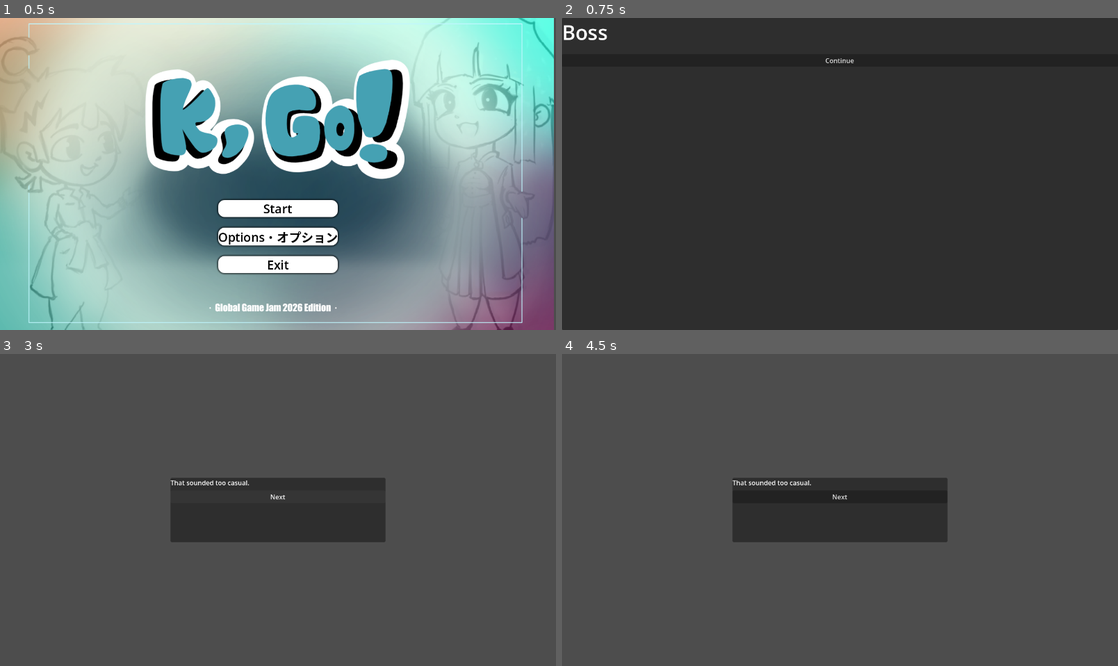
Above: before the commit, frames 1-4 (two rows, left to right).
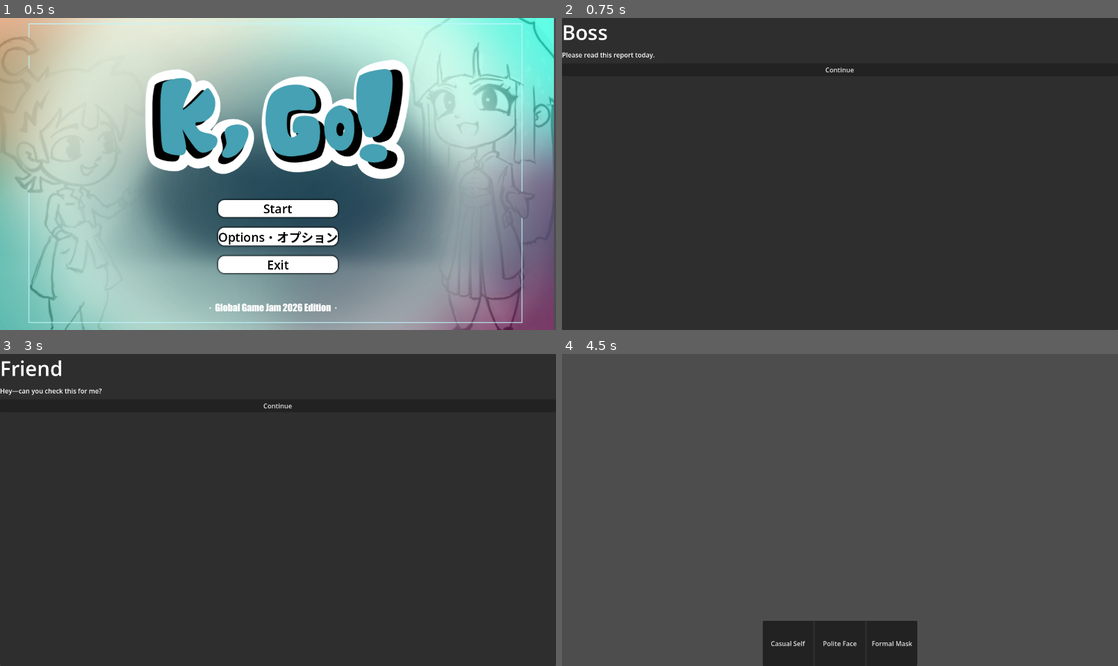
Above: after the commit, the same moments.

Repository: NitronicGames/GGJ-2026-KGO-Mask-Project
Game: Godot game, scene res://UI/main_menu.tscn
Two runs of this game, one before a commit and one after it. Both use one fixed random seed, a clock stepped at 60 frames per second and the inputs below.
Inputs (mouse positions are in pixels of both pictures, inside the frame that each line leads up to):
- Up to frame 1 (0.5 s): no input
- Up to frame 2 (0.75 s): click "Start" at 0.5 s
- Up to frame 3 (3 s): click "Continue" at 1.25 s; click "Casual Self" at 2 s; click "Next" at 2.75 s
- Up to frame 4 (4.5 s): click (840, 497) at 3.5 s, where only the run before the commit has a clickable "Next"; click (840, 407) at 4.25 s, where only the run after the commit has a clickable "Continue"

Frame 1 is identical in both runs. In frame 2, 0.2% of the frame differs, in the area x 0-53%, y 10-18%; in frame 3, 92%, in the area x 0-100%, y 0-100%; in frame 4, 12%.

Commit message:
Horizontal Splice Added - UI Scenario Loop is working

Diff:
--- a/UI/GameUI.tscn
+++ b/UI/GameUI.tscn
@@ -26,15 +26,14 @@
 layout_mode = 2
 theme_override_constants/separation = 10
 
-[node name="SpeakerLabel" type="Label" parent="DialoguePanel/MarginContainer/DialogueVBox" unique_id=1916082765]
+[node name="SpeakerLabel" type="Label" parent="DialoguePanel/MarginContainer/DialogueVBox" unique_id=2094615594]
 layout_mode = 2
 theme_override_font_sizes/font_size = 50
 text = "Boss"
 
-[node name="LineLabel" type="RichTextLabel" parent="DialoguePanel/MarginContainer/DialogueVBox" unique_id=189310005]
+[node name="LineLabel" type="Label" parent="DialoguePanel/MarginContainer/DialogueVBox" unique_id=1783595204]
 layout_mode = 2
 text = "Dialogue goes here"
-scroll_active = false
 
 [node name="ContinueButton" type="Button" parent="DialoguePanel/MarginContainer/DialogueVBox" unique_id=2083306898]
 layout_mode = 2
--- a/UI/game_ui.gd
+++ b/UI/game_ui.gd
@@ -4,19 +4,20 @@
 @onready var choice_panel: Control = $ChoicePanel
 @onready var feedback_panel: Control = $FeedbackPanel
 
+@onready var speaker_label: Label = $DialoguePanel/MarginContainer/DialogueVBox/SpeakerLabel
+@onready var line_label: Label = $DialoguePanel/MarginContainer/DialogueVBox/LineLabel
 
+var scenario_index: int = 0
+var current_scenario: Dictionary = {}
 var ScenarioData = preload("res://game_state/scenario_data.gd")
 var scenario_data = ScenarioData.new()
-var scenario_index := 0
-var current_s := {}
 
 
 func _ready() -> void:
+	feedback_panel.visible = false
+	choice_panel.visible = false
 	scenario_index = 0
 	load_scenario(scenario_index)
-	feedback_panel.visible = false
-	choice_panel.visible = false
-	dialogue_panel.visible = true
 
 
 func load_scenario(i: int) -> void:
@@ -27,49 +28,50 @@
 		dialogue_panel.visible = false
 		return
 
-	current_s = scenario_data.get_scenario(i)
+	current_scenario = scenario_data.get_scenario(i)
 
-	$DialoguePanel/MarginContainer/DialogueVBox/SpeakerLabel.text = current_s["speaker"]
-	$DialoguePanel/MarginContainer/DialogueVBox/LineLabel.text = current_s["line"]
+	speaker_label.text = current_scenario["speaker"]
+	line_label.text = current_scenario["line"]
+
+	# reset panels for a fresh scenario
+	dialogue_panel.visible = true
+	choice_panel.visible = false
+	feedback_panel.visible = false
 
 
 func show_reaction(mask: String) -> void:
-	var r = current_s["reactions"][mask]
+	var r = current_scenario["reactions"][mask]
 	$FeedbackPanel/MarginContainer/FeedbackVBox/ReactionLabel.text = r["text"]
 	$FeedbackPanel/MarginContainer/FeedbackVBox/ReflectionLabel.text = r["why"]
 
 
 func _on_continue_button_pressed() -> void:
-	print("Continue clicked")
 	dialogue_panel.visible = false
 	choice_panel.visible = true
 	feedback_panel.visible = false
 
 
 func _on_casual_button_pressed() -> void:
-	print("Mask: casual")
 	show_reaction("casual")
 	choice_panel.visible = false
 	feedback_panel.visible = true
 
 
 func _on_polite_button_pressed() -> void:
-	print("Mask: polite")
 	show_reaction("polite")
 	choice_panel.visible = false
 	feedback_panel.visible = true
 
 
 func _on_formal_button_pressed() -> void:
-	print("Mask: formal")
 	show_reaction("formal")
 	choice_panel.visible = false
 	feedback_panel.visible = true
 
 
 func _on_next_button_pressed() -> void:
-	print("Next clicked")
 	scenario_index += 1
+	load_scenario(scenario_index)
 
 
 	if scenario_index >= scenario_data.scenarios.size():
